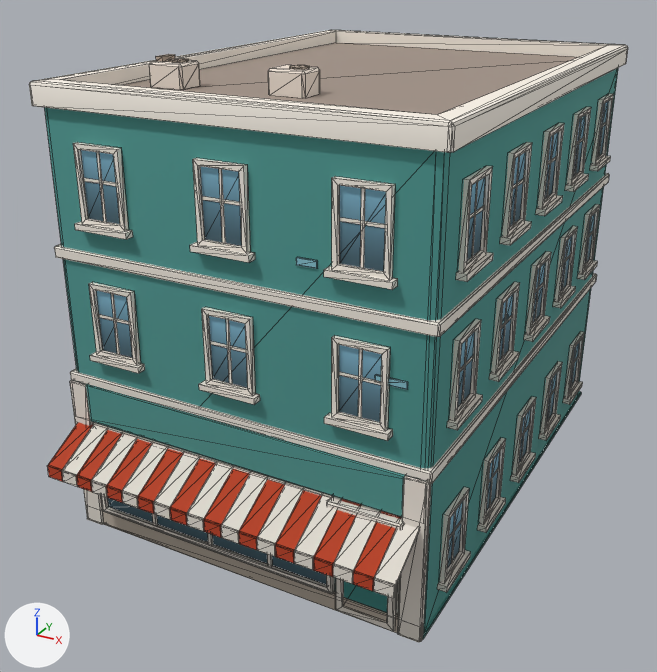
The glTF model newcity/art/kit/boylston_s20.glb, before and after one commit.
The view is the same before and after, from a 50 mm camera at (11.1, -22.5, 14.9) aimed at (-0.4, -1.7, 4.4). Every picture has the same lights, and +X, +Y and +Z are marked at lower left. The first picture is the older version. Mesh edges are drawn as thin lines. Vertices at exactly the same position are counted once.

Objects in the first picture: 'boylston_s20'.
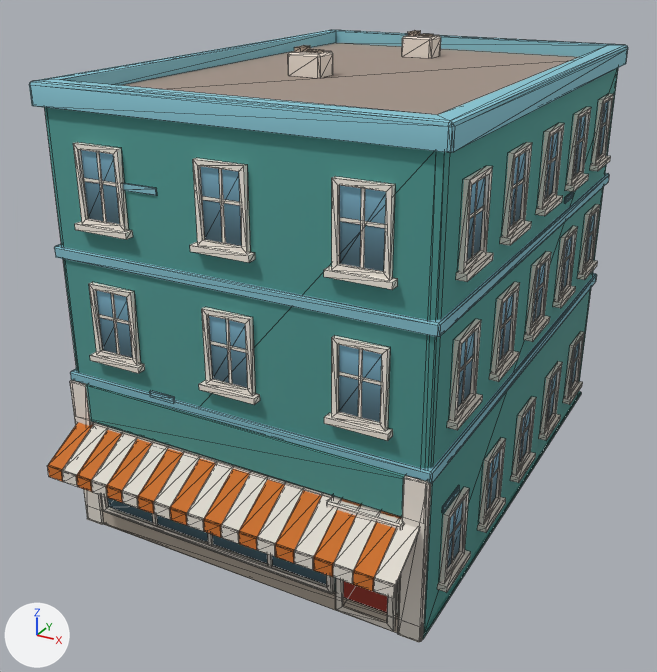
What changed in the scene script:
```text
Change me_boylston_s20:
    used by ob_boylston_s20; location = (0.0, 0.0, 0.0)
    remove me_boylston_s20.from_pydata(...)  # 1924 vertices, 2620 faces; spans x -5.2..5.2, y -8.4..7.2, z 0.0..12.2
    add me_boylston_s20.from_pydata(...)  # 1932 vertices, 2630 faces; spans x -5.2..5.2, y -8.4..7.2, z 0.0..12.2
    me_boylston_s20 part 1: the loose piece of 16 vertices spanning x 3.7..4.4, y -7.0, z 6.3..6.5 is moved by (-6.1, 0.0, -1.9)
    me_boylston_s20 part 2: the loose piece of 16 vertices spanning x 1.8..2.3, y -7.0, z 8.6..8.7 is scaled about its middle by (2.03, 1, 1), then moved by (-4.3, 0.0, 1.0)
    me_boylston_s20 part 3: the loose piece of 16 vertices spanning x -0.2..0.3, y -4.0..-3.5, z 12.1 is moved by (-0.4, 8.3, 0.0)
    me_boylston_s20 part 4: the loose piece of 20 vertices spanning x -0.6..0.4, y -4.2..-3.4, z 11.5..12.1 is moved by (-0.4, 8.3, 0.0)
    me_boylston_s20 part 5: the loose piece of 8 vertices spanning x -3.7..-3.5, y -4.4..-3.9, z 12.1..12.2 is copied, and the copy is moved by (2.8, 8.6, 0.0); it spans x -0.9..-0.7, y 4.3..4.8, z 12.1..12.2
    me_boylston_s20 part 6: 60 vertices moved from x -5.0..-2.8, y -4.5..2.8, z 7.7..12.2 to x -5.0..-0.9, y -1.2..2.2, z 9.4..12.2
    me_boylston_s20 part 7: 16 vertices moved from x 5.0, y -2.9..-2.4, z 6.3..6.4 to x 5.0, y -6.1..-5.1, z 2.9..3.1
    me_boylston_s20 part 8: 16 vertices moved from x 5.0, y 2.3..3.1, z 10.3..10.5 to x 5.0, y 2.0..2.7, z 8.1..8.3
    me_boylston_s20 part 9: 412 kept faces spanning x -5.2..5.2, y -8.4..7.2, z 0.2..11.9 get new texture (UV) coordinates
    other edits to the shape of me_boylston_s20 do not show in these pictures
```

Boxes [x1, y1, x2, y2] around the edits, measured in the pictures (657 x 672 px; the box of a moved part takes in the faces that stretch with it):
part 1 of me_boylston_s20, moved or reshaped: before [375, 375, 408, 390]; after [150, 390, 175, 400]
part 2 of me_boylston_s20, moved or reshaped: before [296, 257, 318, 269]; after [123, 183, 157, 196]
part 3 of me_boylston_s20, moved or reshaped: before [290, 65, 310, 70]; after [419, 34, 434, 37]
part 4 of me_boylston_s20, moved or reshaped: before [268, 65, 320, 98]; after [402, 35, 441, 58]
part 5 of me_boylston_s20, added: after [408, 30, 421, 36]
part 6 of me_boylston_s20, moved or reshaped: before [149, 54, 200, 90]; after [288, 45, 333, 78]
part 7 of me_boylston_s20, moved or reshaped: before [502, 315, 509, 325]; after [442, 485, 460, 513]
part 8 of me_boylston_s20, moved or reshaped (mostly hidden before): before [579, 116, 585, 122]; after [564, 192, 573, 203]
part 9 of me_boylston_s20, surface changed (white to cyan): [29, 30, 628, 613] in both
